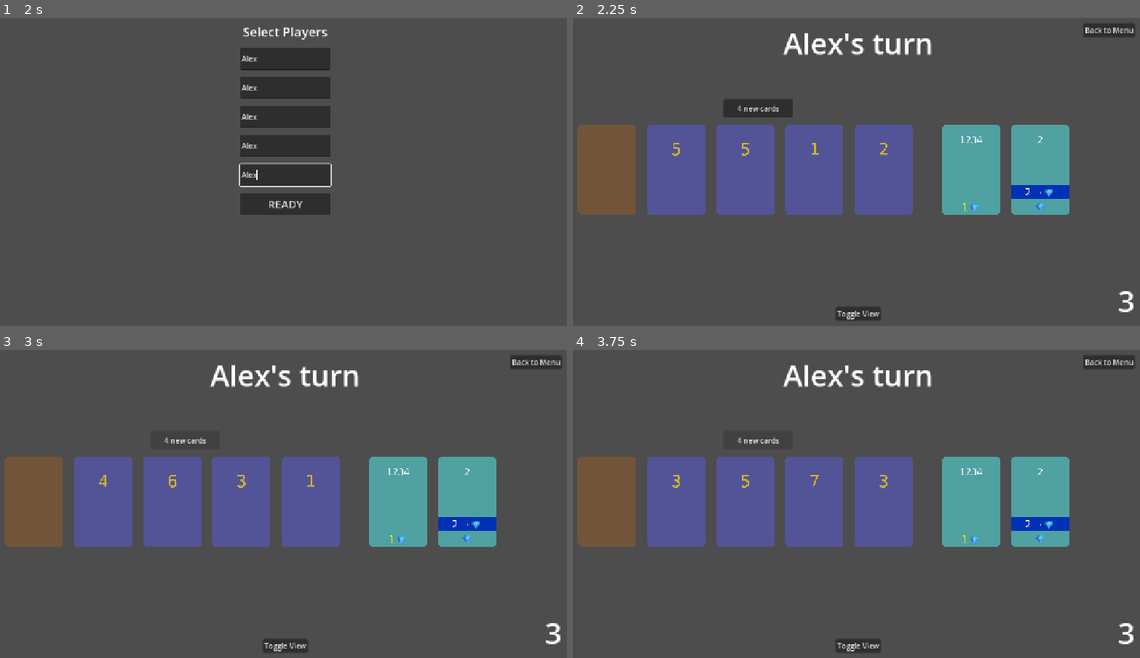
Above: before the commit, frames 1-4 (two rows, left to right).
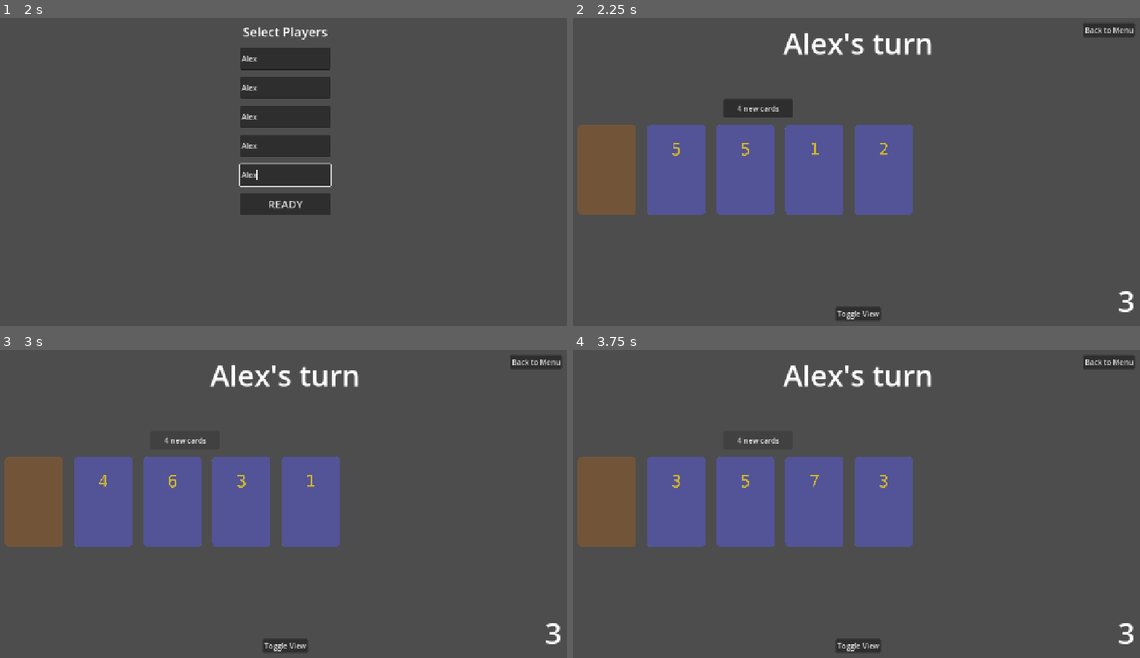
Above: after the commit, the same moments.

Repository: vbackeberg/game1
Game: Godot game, scene res://src/main.tscn
Two runs of this game, one before a commit and one after it. Both use one fixed random seed, a clock stepped at 60 frames per second and the inputs below.
Inputs (mouse positions are in pixels of both pictures, inside the frame that each line leads up to):
- Up to frame 1 (2 s): click (283, 58) at 0.52 s; type "Alex" at 0.6 s; click (283, 88) at 0.75 s; type "Alex" at 0.83 s; click (283, 116) at 0.98 s; type "Alex" at 1.07 s; click (283, 147) at 1.27 s; type "Alex" at 1.35 s; click (283, 175) at 1.5 s; type "Alex" at 1.58 s
- Up to frame 2 (2.25 s): click "READY" at 2 s
- Up to frame 3 (3 s): click "4 new cards" at 2.75 s
- Up to frame 4 (3.75 s): click "4 new cards" at 3.5 s

Frame 1 is identical in both runs. In frame 2, 6.0% of the frame differs, in the area x 65-88%, y 34-64%; in frame 3, 6.0%; in frame 4, 6.0%.
Error after the commit: Trying to return value of type "Node2D" from a function whose return type is "CardCharacter". (res://src/game/game_manager.gd:38)

Commit message:
wip draggable front back card

Diff:
--- a/src/game/card_character.tscn
+++ b/src/game/card_character.tscn
@@ -2,34 +2,7 @@
 
 [ext_resource type="Script" uid="uid://d0t6ik6al47h0" path="res://src/game/card_character.gd" id="1_towqi"]
 
-[node name="CardCharacter" type="TextureButton" unique_id=420484667]
-offset_right = 128.0
-offset_bottom = 200.0
-ignore_texture_size = true
-stretch_mode = 4
+[node name="CardCharacter" type="Node2D" unique_id=3288001]
 script = ExtResource("1_towqi")
 
-[node name="ActivatedOverlay" type="Panel" parent="." unique_id=679329905]
-visible = false
-layout_mode = 1
-anchors_preset = 15
-anchor_right = 1.0
-anchor_bottom = 1.0
-grow_horizontal = 2
-grow_vertical = 2
-rotation = 3.1415927
-pivot_offset = Vector2(64, 100)
-mouse_filter = 2
-
-[node name="ActivatedLabel" type="Label" parent="ActivatedOverlay" unique_id=2096469384]
-layout_mode = 1
-anchors_preset = 15
-anchor_right = 1.0
-anchor_bottom = 1.0
-grow_horizontal = 2
-grow_vertical = 2
-theme_override_font_sizes/font_size = 36
-text = "test"
-horizontal_alignment = 1
-vertical_alignment = 1
-autowrap_mode = 3
+[node name="Sprite2D" type="Sprite2D" parent="." unique_id=80395765]
--- /dev/null
+++ b/src/game/draggable_card.gd
@@ -0,0 +1,46 @@
+extends Node2D
+
+var is_dragging := false
+var mouse_offset: Vector2
+const delay := 1
+
+#TODO: collision shape determines front back sizes and detects drag input
+
+@onready
+var shape: RectangleShape2D = $CollisionShape2D.shape
+
+#func _ready() -> void:
+	#var size := $CollisionShape2D.shape
+
+	#front.centered = true
+	#back.centered = true
+#
+	#front.scale = Vector2(
+		#size.x / front.texture.get_width(),
+		#size.y / front.texture.get_height()
+	#)
+#
+	#back.scale = Vector2(
+		#size.x / back.texture.get_width(),
+		#size.y / back.texture.get_height()
+	#)
+
+func _physics_process(delta: float) -> void:
+	if is_dragging:
+		var tween = get_tree().create_tween()
+		tween.tween_property(self, "position", get_global_mouse_position() - mouse_offset, delay * delta)
+
+func _on_input_event(viewport: Node, event: InputEvent, shape_idx: int) -> void:
+	if event is InputEventMouseButton:
+		handle_mouse_button(event)
+
+func handle_mouse_button(event: InputEventMouseButton) -> void:
+	if event.button_index != MOUSE_BUTTON_LEFT:
+		return
+
+	if event.pressed:
+		if $CollisionShape2D.get_rect().has_point(to_local(event.position)):
+			is_dragging = true
+			mouse_offset = get_global_mouse_position() - global_position
+	else:
+		is_dragging = false
--- /dev/null
+++ b/src/game/draggable_card.tscn
@@ -0,0 +1,20 @@
+[gd_scene format=3 uid="uid://dj2u1mtxs5cfm"]
+
+[ext_resource type="Script" uid="uid://b2dgucatmjgf8" path="res://src/game/draggable_card.gd" id="1_k4eu3"]
+[ext_resource type="Texture2D" uid="uid://csu2hj7gjxyg3" path="res://assets/characters/viking-6-6-8-8.png" id="2_1adtm"]
+
+[sub_resource type="RectangleShape2D" id="RectangleShape2D_k4eu3"]
+size = Vector2(100, 160)
+
+[node name="DraggableCard" type="Area2D" unique_id=526661538]
+script = ExtResource("1_k4eu3")
+
+[node name="CollisionShape2D" type="CollisionShape2D" parent="." unique_id=686086014]
+shape = SubResource("RectangleShape2D_k4eu3")
+
+[node name="Front" type="Sprite2D" parent="." unique_id=64564903]
+texture = ExtResource("2_1adtm")
+
+[node name="Back" type="Sprite2D" parent="." unique_id=363652504]
+
+[connection signal="input_event" from="." to="." method="_on_input_event"]
--- /dev/null
+++ b/test/composition-characters/card_character.tscn
@@ -0,0 +1,3 @@
+[gd_scene format=3 uid="uid://b7hgs36kbd0aq"]
+
+[node name="CardCharacter" type="Node2D" unique_id=1212307822]
--- /dev/null
+++ b/test/composition-characters/test.tscn
@@ -0,0 +1,3 @@
+[gd_scene format=3 uid="uid://cifh8aeomllxi"]
+
+[node name="Test" type="Node2D" unique_id=423342869]
Not shown, added: src/game/draggable_card.gd.uid
